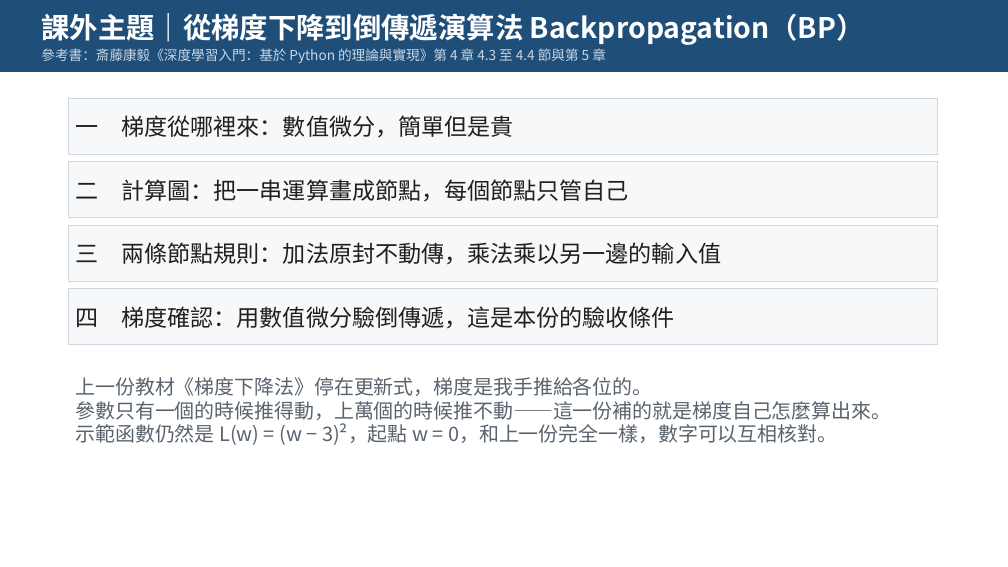
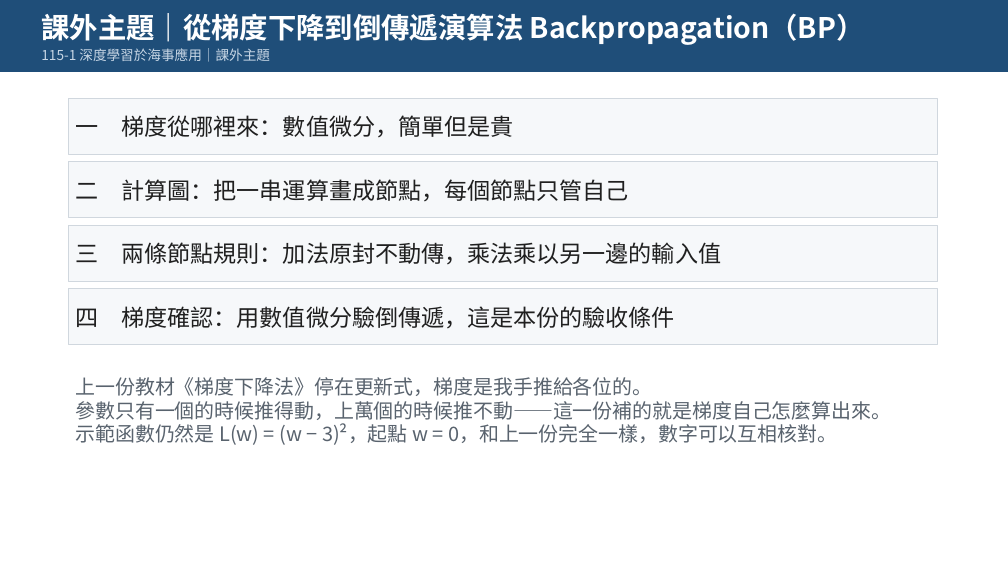
Before and after one commit to pychang-ai/115-1_DLMA, a slide deck: slide 1 of topics/backprop/課外主題_倒傳遞演算法.pptx. Drawn at 1008x567 pixels with LibreOffice and Linux fonts; fonts in the diff are those of the drawing. Boxes give left, top, right and bottom in pixels: in the first picture for what was removed or moved away, otherwise in the second. Text is boxed around its words. In the diff, an @@ line names an element or a change of style, - is before the commit and + after.

```diff
--- a/topics/backprop/課外主題_倒傳遞演算法.pptx
+++ b/topics/backprop/課外主題_倒傳遞演算法.pptx
@@ text at <box>41,48,270,62</box>: text changed @@
-參考書：斎藤康毅《深度學習入門：基於 Python 的理論與實現》第 4 章 4.3 至 4.4 節與第 5 章
+115-1 深度學習於海事應用｜課外主題
```
Also in this commit, not shown: 12 other slides changed, 23 other files.
